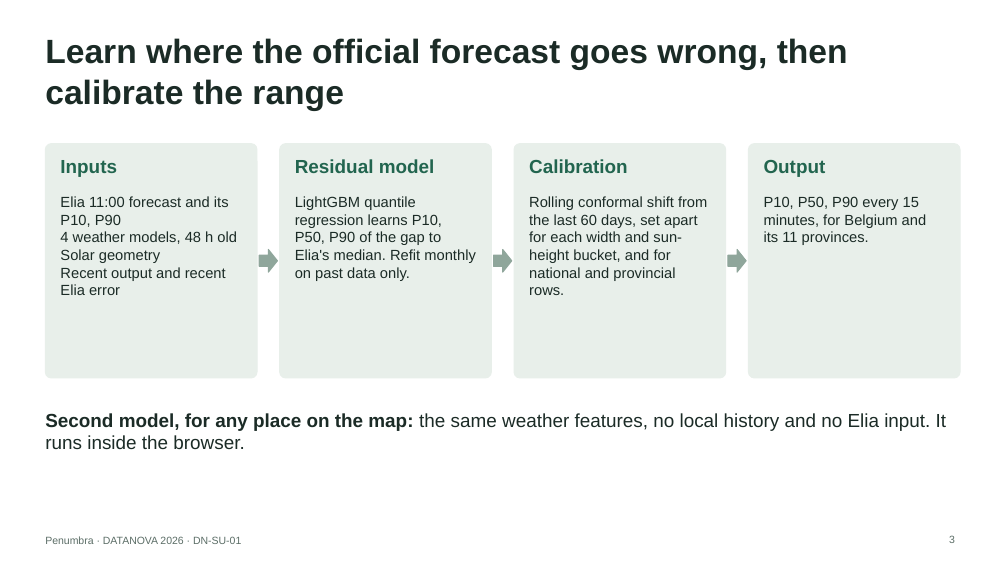
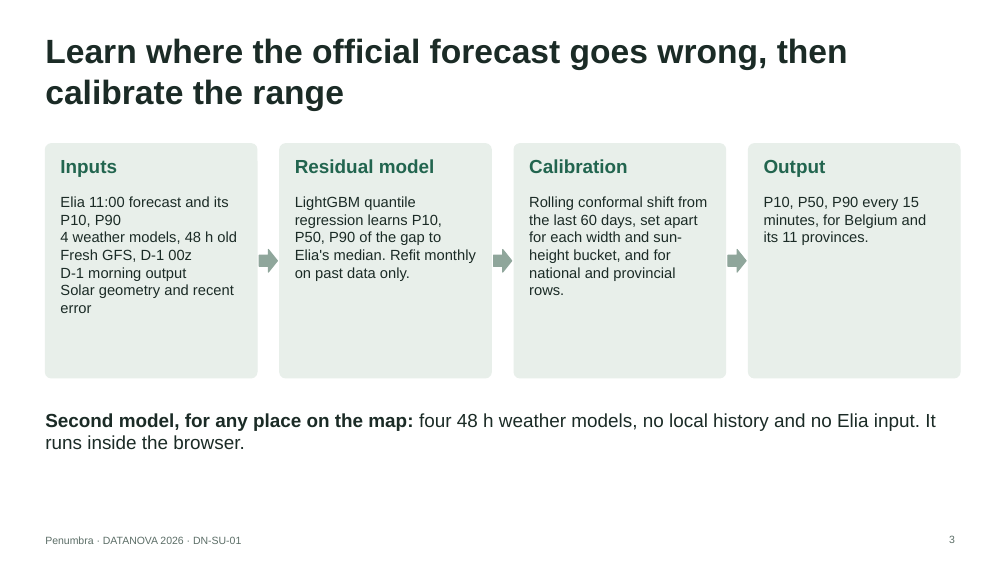
Before and after one commit to yy5652-hash/penumbra, a slide deck: slide 3 of site/Penumbra_DATANOVA_2026.pptx. Drawn at 1008x567 pixels with LibreOffice and Linux fonts; fonts in the diff are those of the drawing. Boxes give left, top, right and bottom in pixels: in the first picture for what was removed or moved away, otherwise in the second. Text is boxed around its words. In the diff, an @@ line names an element or a change of style, - is before the commit and + after.

```diff
--- a/site/Penumbra_DATANOVA_2026.pptx
+++ b/site/Penumbra_DATANOVA_2026.pptx
@@ text at [60,249,234,313]: text changed @@
-Solar geometry
-Recent output and recent Elia error
+Fresh GFS, D-1 00z
+D-1 morning output
+Solar geometry and recent error
@@ text at [45,413,935,449]: text changed @@
-Second model, for any place on the map: the same weather features, no local history and no Elia input. It runs inside the browser.
+Second model, for any place on the map: four 48 h weather models, no local history and no Elia input. It runs inside the browser.
```
Also in this commit, not shown: 7 other slides changed, 16 other files.
